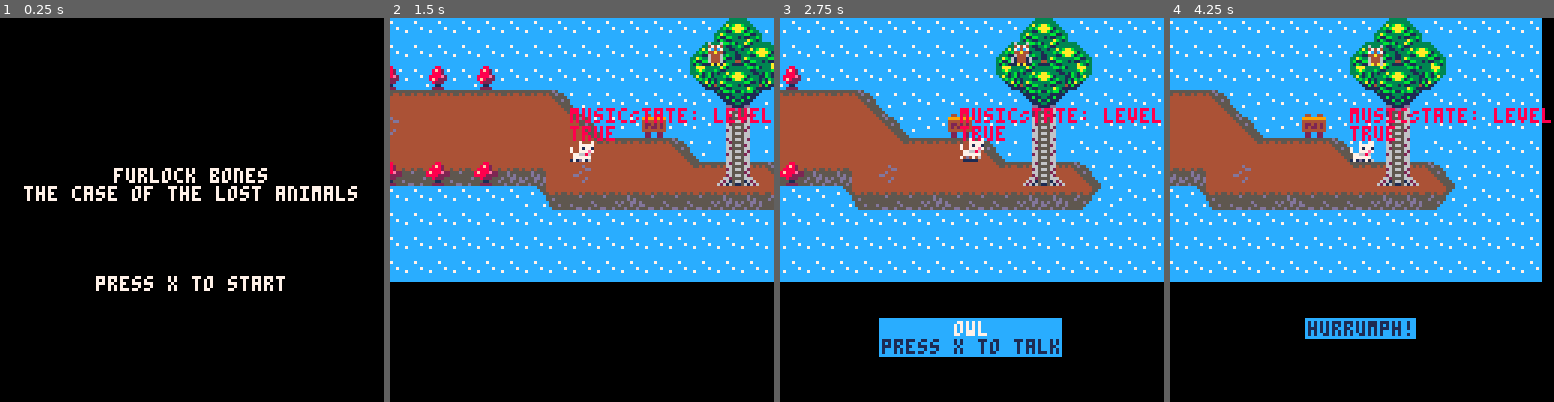
Above: before the commit, frames 1-4 (left to right).
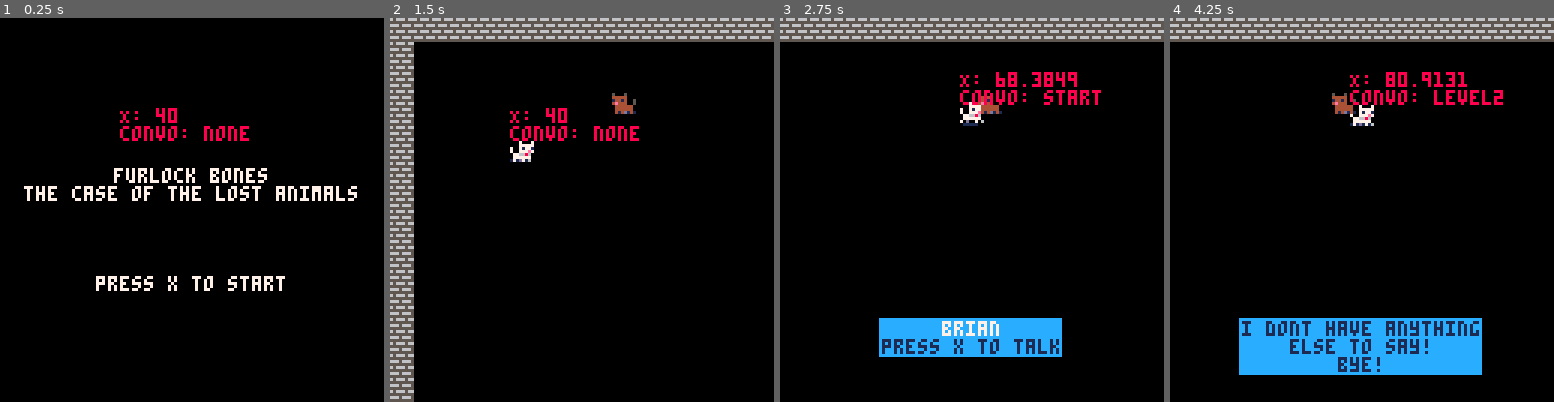
Above: after the commit, the same moments.

Repository: Mackeriah/FurlockBones-game
Game: PICO-8 cartridge furlock bones.p8
The game is run twice, just before and just after one commit, with the same random seed, the same clock (stepped at 60 frames per second) and the same inputs.
Inputs:
- Up to frame 1 (0.25 s): no input
- Up to frame 2 (1.5 s): tap X (X key) at 0.33, 1.07 s; tap O (Z key) at 0.7 s
- Up to frame 3 (2.75 s): hold Right 1.6-2.1 s; tap O (Z key) at 1.7, 2.1, 2.5 s; tap X (X key) at 1.85 s; hold Up 2.15-2.42 s; hold Right from 2.47 s (still down)
- Up to frame 4 (4.25 s): tap O (Z key) every 0.4 s from 2.9 to 4.1 s; tap X (X key) at 2.97, 4.08 s; release Right at 3.03 s; hold Left 3.08-3.58 s; hold Down 3.63-3.97 s; hold Right from 4.02 s (still down)

The runs differ from the first frame. In frame 1, 0.7% of the frame differs, in the area x 31-65%, y 23-33%; in frame 2, 70%; in frame 3, 69%; in frame 4, 75%, in the area x 0-100%, y 0-93%.

Commit message:
- fixed and moved signs

Diff:
--- a/furlock bones.p8
+++ b/furlock bones.p8
@@ -67,11 +66,8 @@
 		if text.active == true then draw_conversation()	end -- draw player conversations when required
 	end
 	-- if (debug_mode == true) then
-	print("musicState: "..musicState,player.x,player.y-10,8)
-	print(activeGame)
-	--print("anim_time: "..anim_time)
-	--print(player.velocity_x)
-	--print("char: "..text.character,player.x,player.y-10,8)
+	print("X: "..player.x,player.x,player.y-10,8)
+	print("convo: "..conversation_state)
 
 
 	characters = {} -- create empty object/array to store all characters
@@ -101,15 +97,6 @@
 
 	-- t = {}
 	-- print(t)
-end
-
-function camera_follow_player()
-	if player.x > 60 and player.x <= (current_map_maximum_x -60) then
-		camera_x = player.x - 60
-	end
-	if player.y > 60 and player.y <= (current_map_maximum_y-60) then
-		camera_y = player.y - 60
-	end
 end
 
 function draw_menu()
@@ -133,7 +120,7 @@
 --player functions
 function create_player()
 	player={}  --create empty table -- this means we're creating the player as an object!
-	player.x = 432 -- (40 by house) map location x8 for exact pixel location
+	player.x = 40 -- 40 = house, 432 = owl (map location x8 for exact pixel location)
 	player.y = 40
 	player.direction = 1
 	player.velocity_x = 0
@@ -309,13 +296,13 @@
 
 function create_signs()
 	sign1={}
-	sign1.x = 56
-	sign1.y = 64
+	sign1.x = 308
+	sign1.y = 16
 	sign1.sprite = 20
 	sign2={}
-	sign2.x = 304
+	sign2.x = 416
 	sign2.y = 16
-	sign2.sprite = 20
+	sign2.sprite = 19
 end
 
 
@@ -459,17 +446,17 @@
 	end
 
 	-- check if next to a sign
-	if player.x < 290 then
+	if player.x > 400 then
+		if (sign_collision(player.x,player.y,sign2.x,sign2.y)) == true then
+		end
+	else
 		if (sign_collision(player.x,player.y,sign1.x,sign1.y)) == true then
-		end
-	else
-		if (sign_collision(player.x,player.y,sign2.x,sign2.y)) == true then
 		end
 	end
 
 	-- none == no conversation
 	-- start == player can choose to start conversation
-	-- level1 == player now in a conversation
+	-- level1 == player in conversation
 	if conversation_state == "start" then
 		new_conversation({text.character,"press x to talk"})
 		if (btnp(❎)) then
@@ -500,21 +487,27 @@
 		end
 
 	-- SIGNS
-	elseif conversation_state == "sign" and player.x < 290 then
+	elseif conversation_state == "sign" and player.x < 400 then
 		new_conversation({text.character, "press x to read"})
 		if (btnp(❎)) then
 			conversation_state = "sign2"
 		end
 	elseif conversation_state == "sign2" then
 		new_conversation({"it says 'owls house this way' "})
-
-	elseif conversation_state == "sign" then
+		if (btnp(❎)) then
+			conversation_state = "none"
+		end
+
+	elseif conversation_state == "sign" and player.x > 400 then
 		new_conversation({text.character, "press x to read"})
 		if (btnp(❎)) then
 			conversation_state = "sign3"
 		end
 	elseif conversation_state == "sign3" then
 		new_conversation({"'i'm very busy you know..."})
+		if (btnp(❎)) then
+			conversation_state = "none"
+		end
 	end
 end
 
@@ -593,6 +586,15 @@
 		debug_mode = true
 	elseif (btnp(🅾️)) and (debug_mode == true) then
 	  	debug_mode = false
+	end
+end
+
+function camera_follow_player()
+	if player.x > 60 and player.x <= (current_map_maximum_x -60) then
+		camera_x = player.x - 60
+	end
+	if player.y > 60 and player.y <= (current_map_maximum_y-60) then
+		camera_y = player.y - 60
 	end
 end
 
